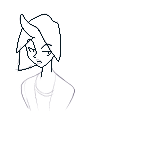
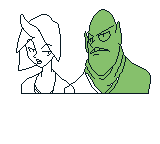
Layered file, before and after one edit (160x144). Changes by layer:
added layer "Layer 54" above "Layer 53" over (64, 9, 151, 94)
moved "Layer 53" above "Layer 53 copy", painted on it over (16, 14, 75, 94)
hid "Layer 52" over (15, 13, 75, 111)
